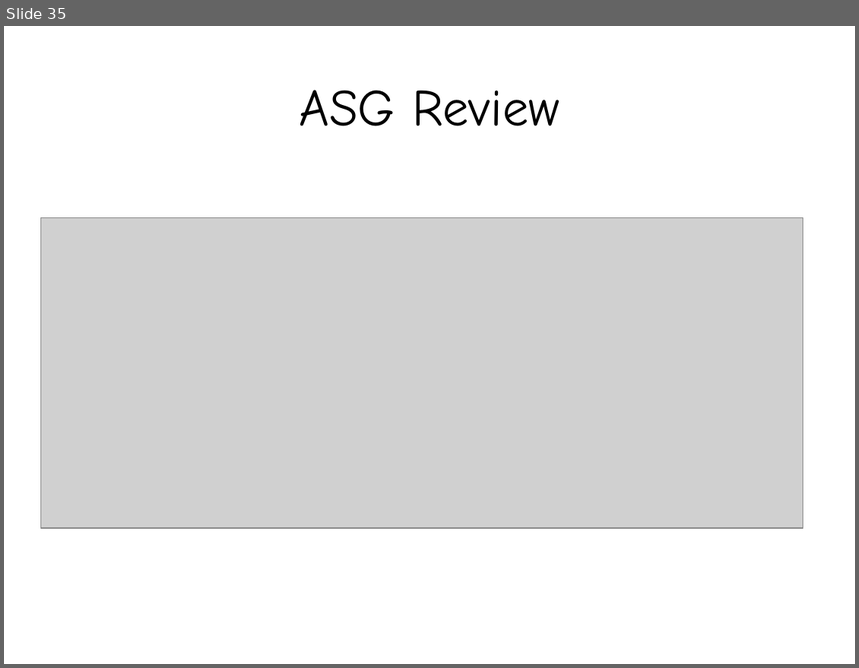
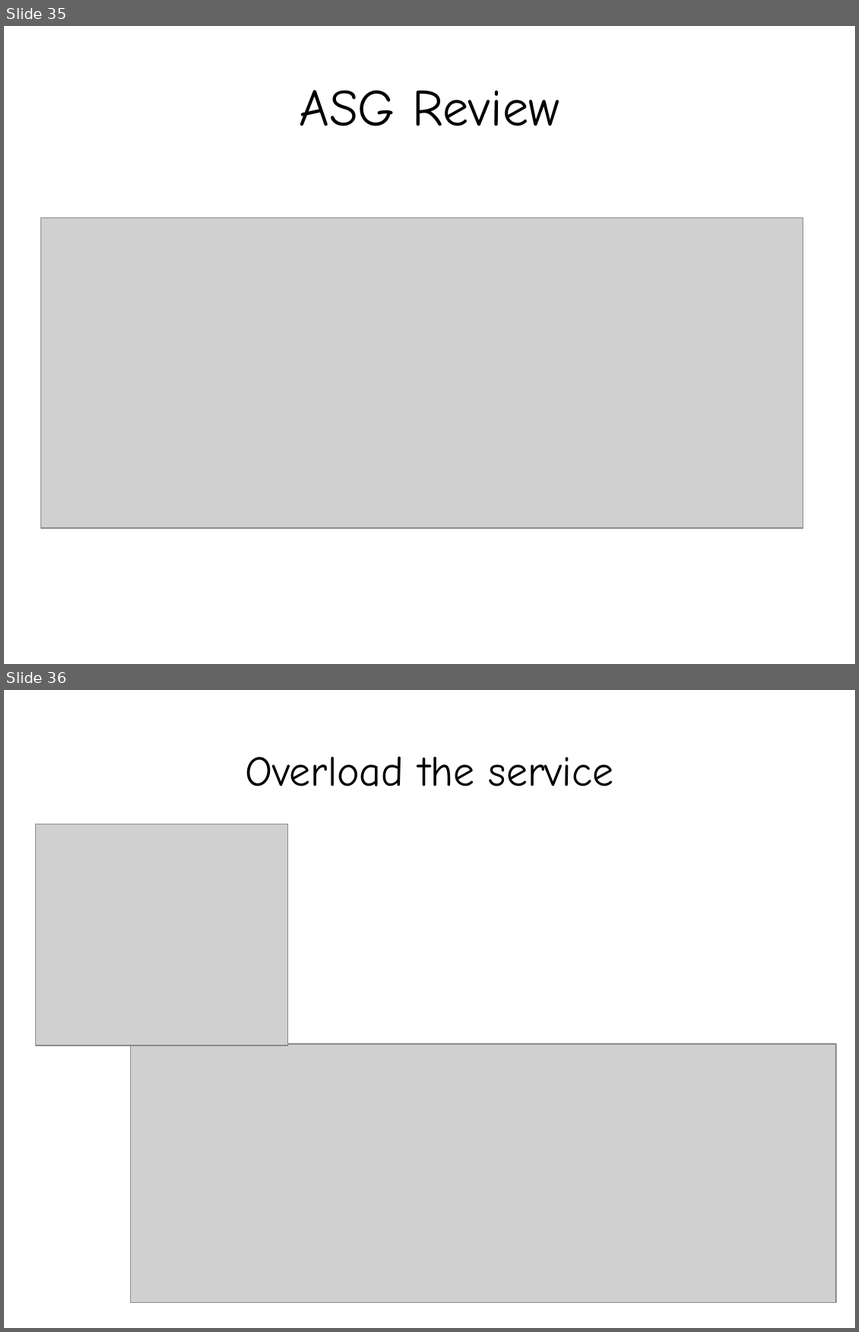
Before and after one commit to smolnik/diagrams, a slide deck: presentations/aws_ha_workshops.pptx. Shown one above the other, each under a label of ours: slide 35 before the commit, slides 35 and 36 after it. The pictures are 859x668 and 859x1332 pixels, drawn with LibreOffice and Linux fonts; fonts in the diff are those of the drawing; grey boxes stand for pictures. Boxes give left, top, right and bottom in pixels: in the first picture for what was removed or moved away, otherwise in the second. Text is boxed around its words. In the diff, an @@ line names an element or a change of style, - is before the commit and + after.

```diff
--- a/presentations/aws_ha_workshops.pptx
+++ b/presentations/aws_ha_workshops.pptx
@@ slide 36 added at [4,690,855,1328], background #FFFFFF @@
@@ title added at [245,756,614,787], 36 pt, text #000000 @@
+Overload the service
@@ picture added at [35,824,288,1045] @@
@@ picture added at [130,1044,835,1303] @@
```
Also in this commit, not shown: 5 slides changed, 1 other slide added, 1 other file.
